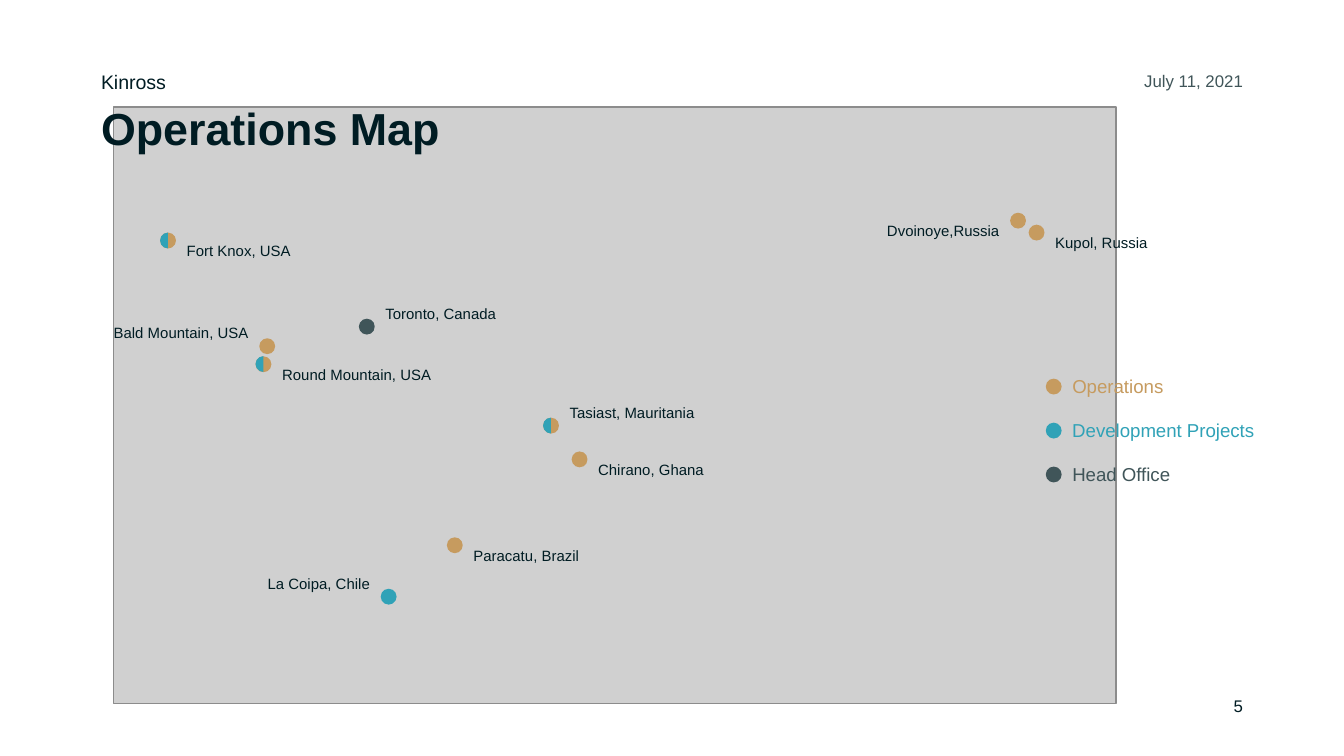
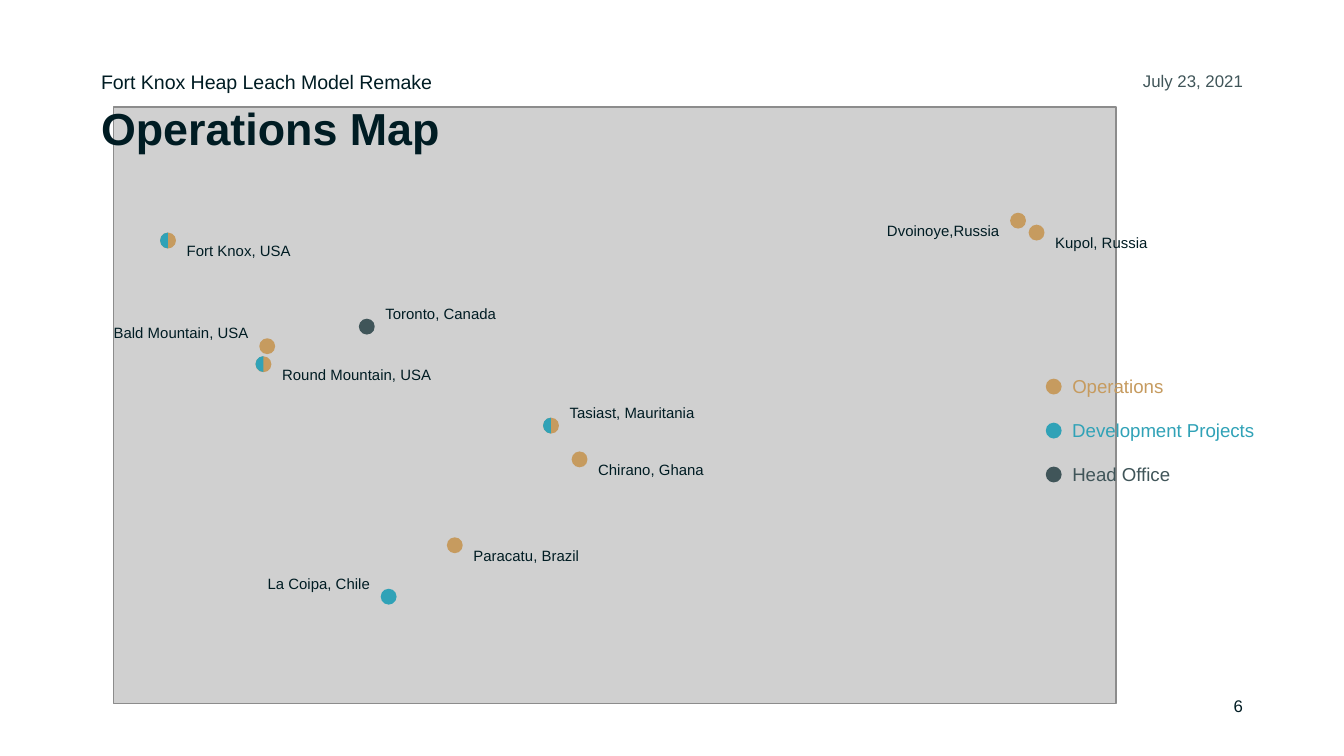
Before and after one commit to ChiefMetDing/FK_HL_Model_Remake, a slide deck: slide 6 of FK_HL_Model_Remake.pptx (slide 5 before the commit). Drawn at 1344x756 pixels with LibreOffice and Linux fonts; fonts in the diff are those of the drawing; grey boxes stand for pictures; background and template pictures are left out. Boxes give left, top, right and bottom in pixels: in the first picture for what was removed or moved away, otherwise in the second. Text is boxed around its words. In the diff, an @@ line names an element or a change of style, - is before the commit and + after.

```diff
--- a/FK_HL_Model_Remake.pptx
+++ b/FK_HL_Model_Remake.pptx
@@ text at <box>101,74,432,93</box>: text changed @@
-Kinross
+Fort Knox Heap Leach Model Remake
@@ text at <box>1143,75,1242,91</box>: text changed @@
-July 11, 2021
+July 23, 2021
@@ page number at <box>1234,700,1243,712</box>: text changed @@
-5
+6
```
Also in this commit, not shown: 4 other slides changed, 3 slides added, 3 other files.
